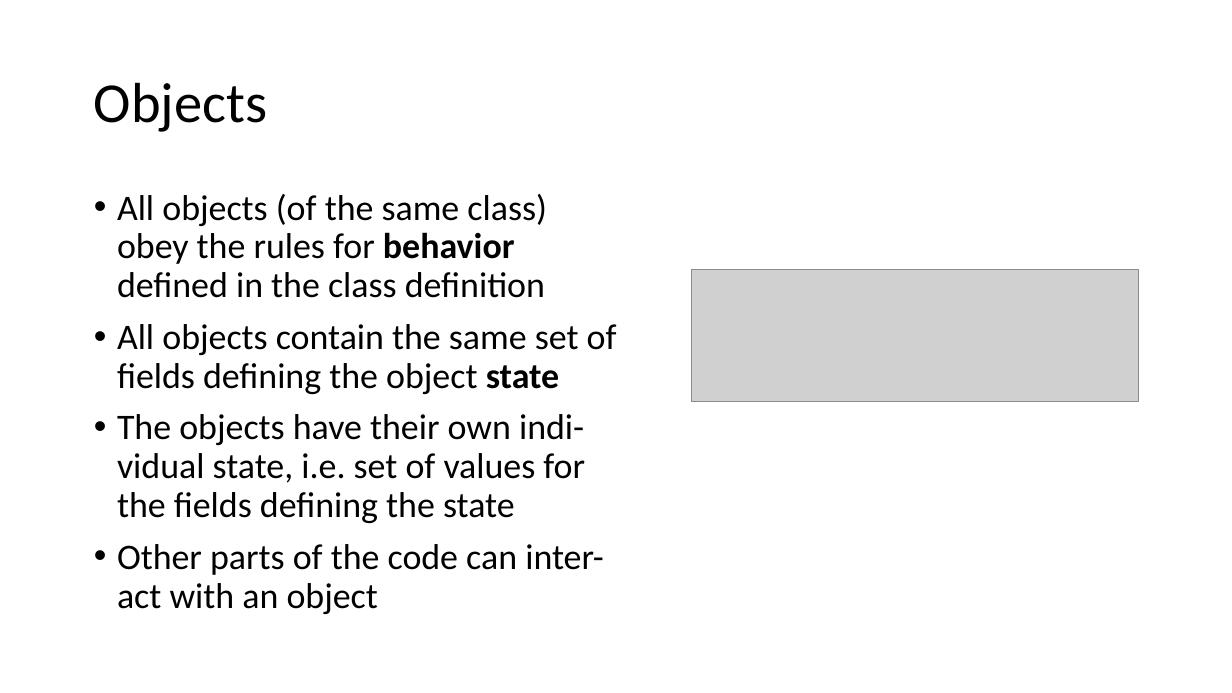
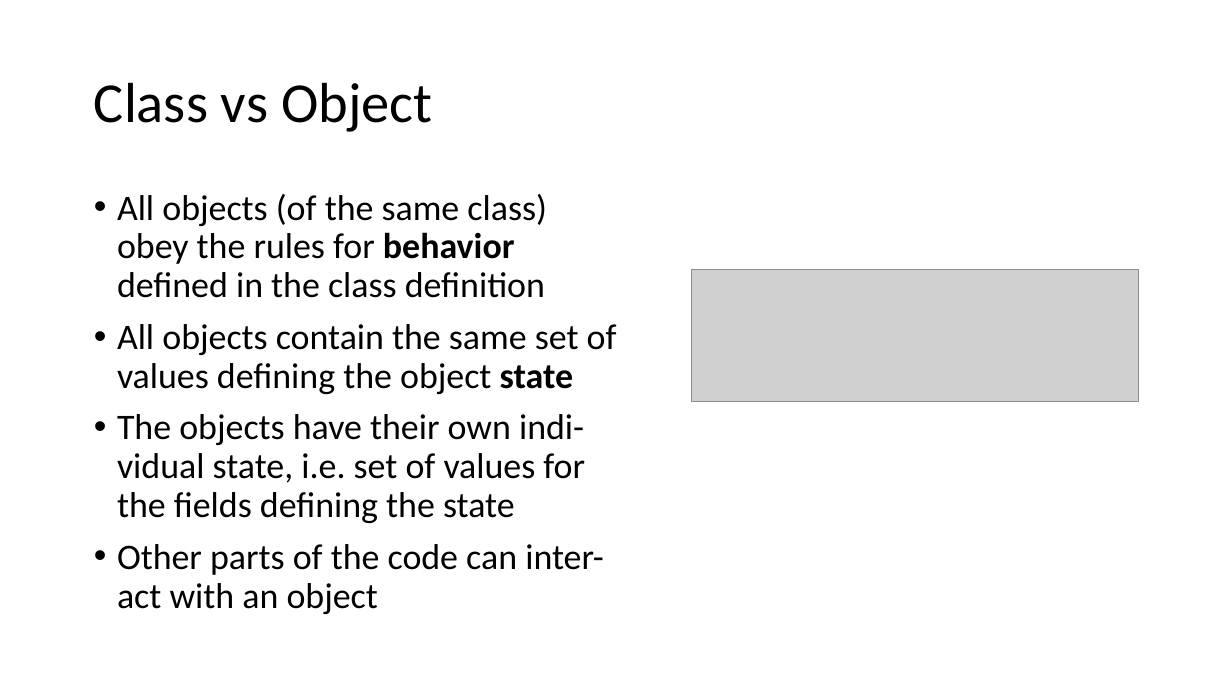
Before and after one commit to perslaursen/OOProg22, a slide deck: slide 8 of Chap/OOProg01/Presentations/ObjectsClasses.pptx (slide 9 before the commit). Drawn at 1232x693 pixels with LibreOffice and Linux fonts; fonts in the diff are those of the drawing; grey boxes stand for pictures. Boxes give left, top, right and bottom in pixels: in the first picture for what was removed or moved away, otherwise in the second. Text is boxed around its words. In the diff, an @@ line names an element or a change of style, - is before the commit and + after.

```diff
--- a/Chap/OOProg01/Presentations/ObjectsClasses.pptx
+++ b/Chap/OOProg01/Presentations/ObjectsClasses.pptx
@@ title at (x1=94, y1=82, x2=432, y2=132): text changed @@
-Objects
+Class vs Object
@@ text at (x1=117, y1=324, x2=617, y2=394): text changed @@
-• All objects contain the same set of fields defining the object state
+• All objects contain the same set of values defining the object state
```
Also in this commit, not shown: 2 other slides changed, 8 slides added, 1 slide removed, 20 other files.
